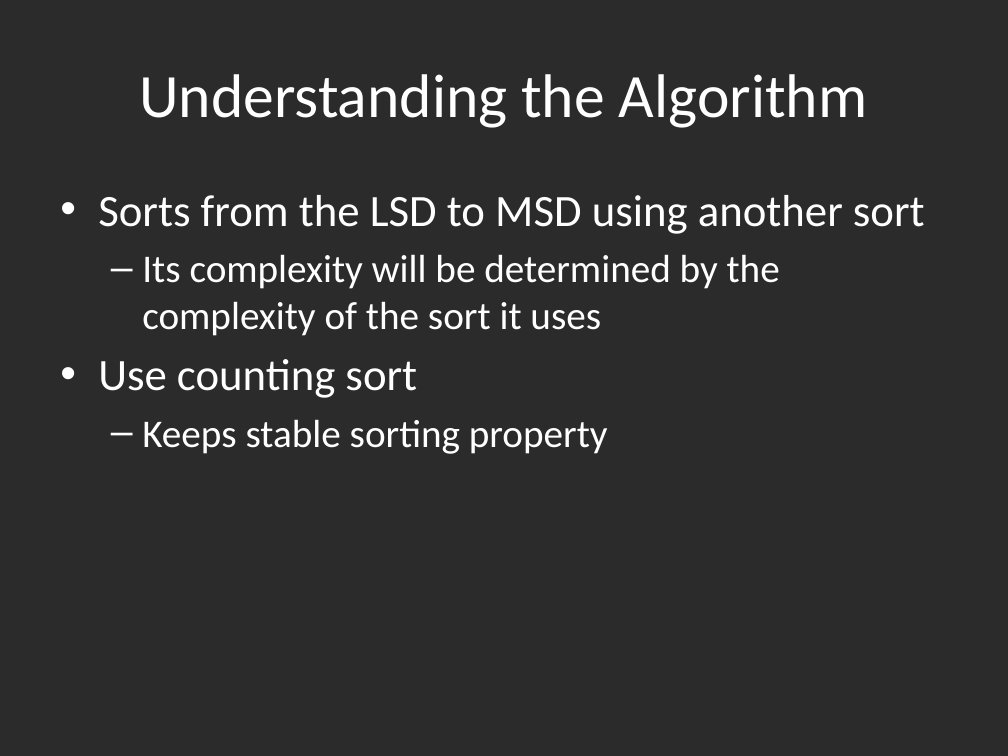
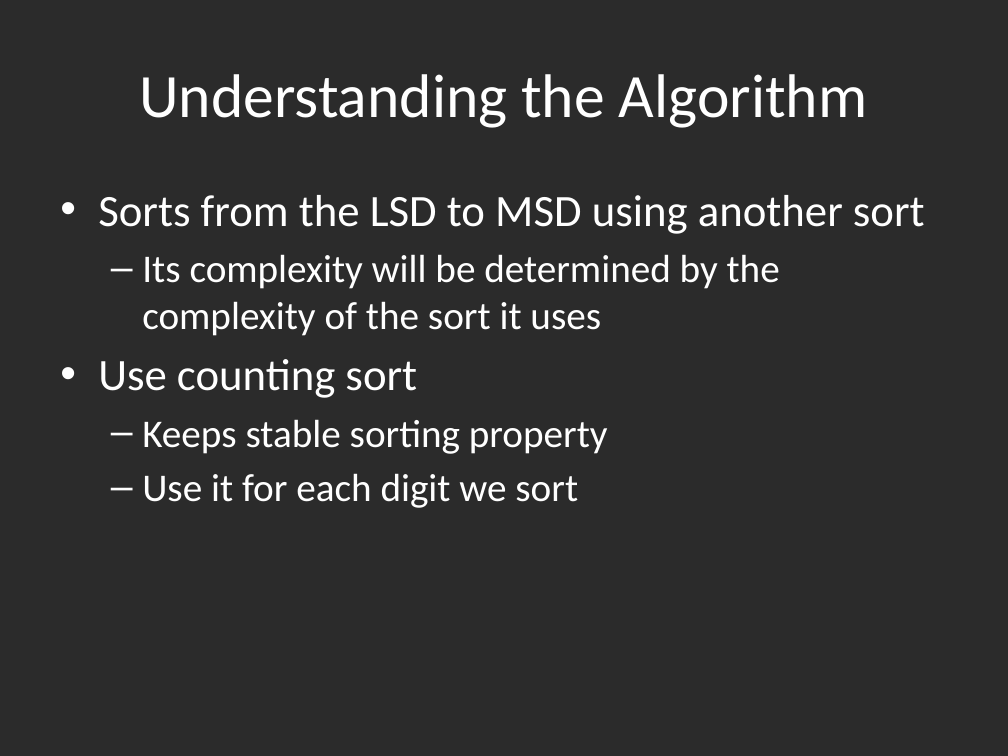
Before and after one commit to hyoshid1/project375, a slide deck: slide 3 of presentation_DRAFT.pptx. Drawn at 1008x756 pixels with LibreOffice and Linux fonts; fonts in the diff are those of the drawing; background and template pictures are left out; a plain dark background stands for a picture behind light text. Boxes give left, top, right and bottom in pixels: in the first picture for what was removed or moved away, otherwise in the second. Text is boxed around its words. In the diff, an @@ line names an element or a change of style, - is before the commit and + after.

Commit message:
ppt finalizing...

```diff
--- a/presentation_DRAFT.pptx
+++ b/presentation_DRAFT.pptx
@@ text at <box>142,473,578,508</box>: paragraph added @@
+  – Use it for each digit we sort
```
